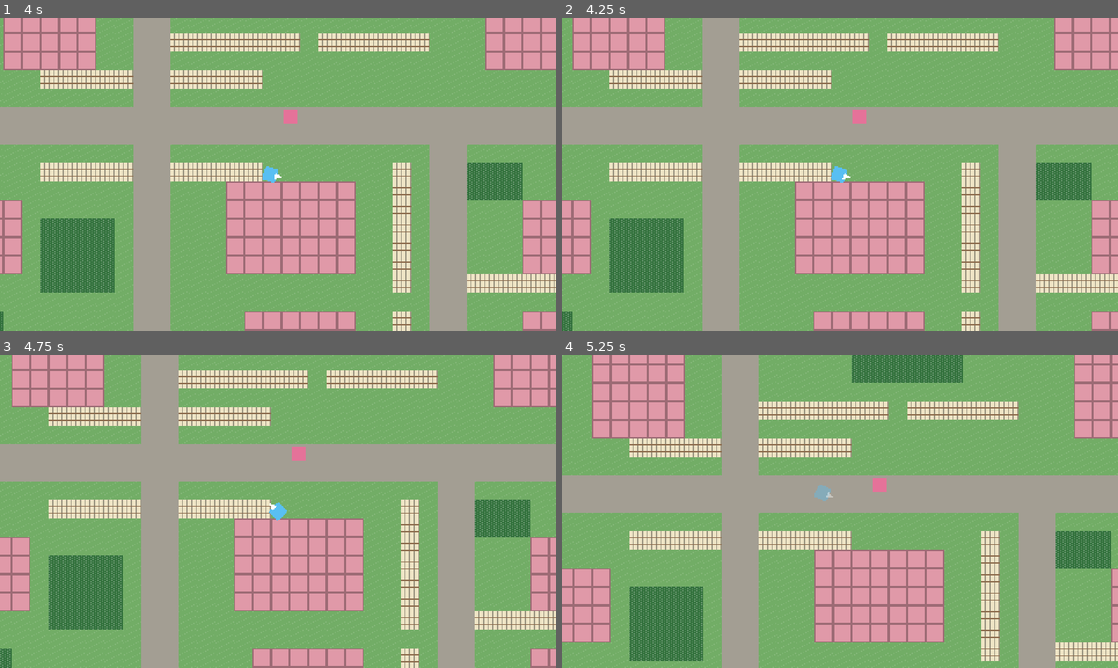
Above: before the commit, frames 1-4 (two rows, left to right).
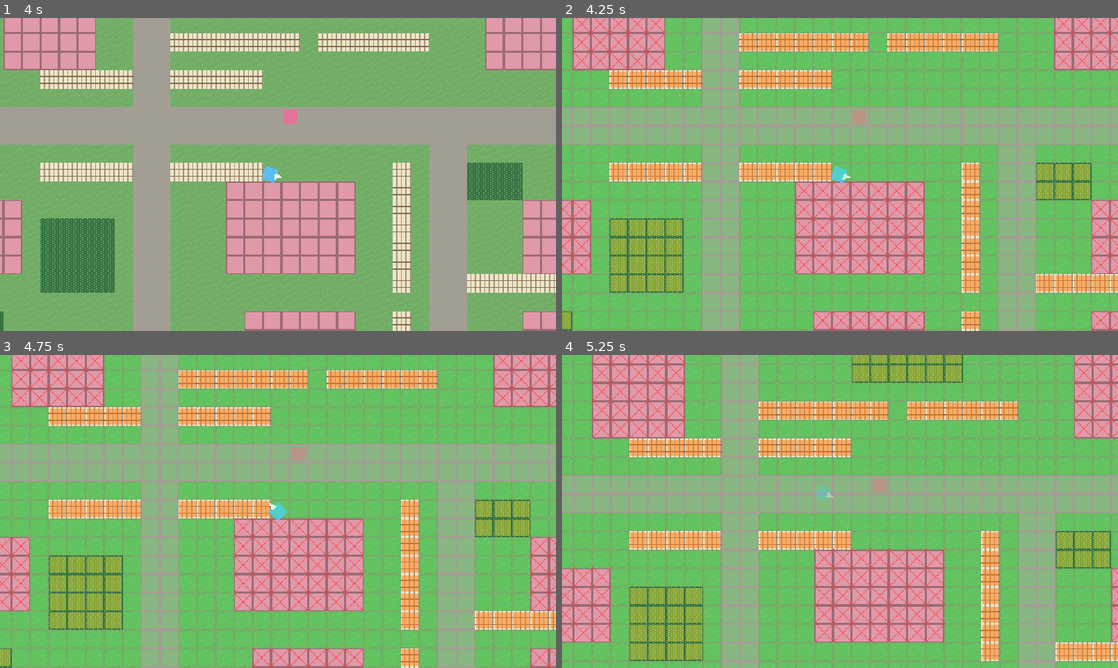
Above: after the commit, the same moments.

Repository: preritkothari16/amortia
Game: Godot game, scene res://world/main.tscn
The game is run twice, just before and just after one commit, with the same random seed, the same clock (stepped at 60 frames per second) and the same inputs.
Inputs (mouse positions are in pixels of both pictures, inside the frame that each line leads up to):
- Up to frame 1 (4 s): tap Enter at 0.5, 3.5 s; move the mouse to (400, 158) at 0.52 s; hold D (move_right) 0.53-1.25 s; tap Space (dodge) at 0.6, 2 s; click (400, 158) at 0.67 s; drag from (166, 190) to (250, 237) at 1.27 s; move the mouse to (333, 105) at 2.02 s; hold D (move_right) 2.03-2.75 s; hold Shift 2.03-2.75 s; drag from (250, 237) to (111, 127) at 2.77 s; move the mouse to (444, 221) at 3.52 s; hold A (move_left) from 3.53 s (still down); tap Ctrl at 3.6 s
- Up to frame 2 (4.25 s): keep holding A (move_left); tap F1 (debug_overlay, bound only after the commit) at 4.15 s
- Up to frame 3 (4.75 s): release A (move_left) at 4.25 s; drag from (111, 464) to (194, 433) at 4.27 s
- Up to frame 4 (5.25 s): tap Space (dodge) at 5 s; move the mouse to (867, 511) at 5.02 s; press the mouse at (867, 511) at 5.03 s; hold S (move_down) from 5.03 s (still down)

Frame 1 is identical in both runs. In frame 2, 29% of the frame differs, in the area x 0-100%, y 0-100%; in frame 3, 29%; in frame 4, 29%.

Commit message:
Add terrain-cost grid, GUT, and F1 cost overlay
- TerrainGrid: plain-data cost grid built from ZoneMap terrain rows;
  INF = impassable, 8-way neighbours without corner cutting,
  sqrt(2) diagonal step cost, runtime set_terrain, world/cell helpers
- TerrainCosts resource + data/terrain_costs.tres with GDD 4.2 values
- GUT 9.7.1 vendored in addons/gut, 13 tests for the grid
- Main builds the grid at startup; F1 toggles a debug cost overlay
- HANDOFF.md updated

Co-Authored-By: Claude Opus 5.5 <noreply@anthropic.com>

Diff:
--- /dev/null
+++ b/ai/grid/terrain_costs.gd
@@ -0,0 +1,18 @@
+class_name TerrainCosts
+extends Resource
+## Movement cost of each terrain type for enemy pathfinding (GDD section 4.2).
+## Cost = how expensive it is to step INTO a tile of that terrain. 1 = normal ground.
+## Edit data/terrain_costs.tres, not this file.
+
+## Terrain name -> cost of entering one tile of it. Must be > 0.
+@export var costs: Dictionary[String, float] = {}
+## Terrain names nobody can walk through (walls, houses, map border).
+@export var impassable: PackedStringArray = PackedStringArray()
+
+
+## Cost of entering a tile of this terrain, or INF if it cannot be entered.
+## Unknown terrain is treated as impassable so a typo can never open a hole in a wall.
+func cost_of(terrain: String) -> float:
+	if impassable.has(terrain) or not costs.has(terrain):
+		return INF
+	return costs[terrain]
--- /dev/null
+++ b/ai/grid/terrain_grid.gd
@@ -0,0 +1,105 @@
+class_name TerrainGrid
+extends RefCounted
+## The level as plain data for the AI: one movement cost per tile.
+## No Node dependencies, so A*, the flow field and tests can use it headless.
+##
+## Cells are Vector2i(x, y) with (0, 0) at the top-left. Costs are stored in one flat
+## array, index = y * width + x, which is faster than an array of arrays.
+
+## Moving diagonally covers sqrt(2) times the distance of a straight step.
+const DIAGONAL_FACTOR: float = 1.41421356
+
+## The 4 straight neighbour offsets, then the 4 diagonals.
+const STRAIGHT_DIRS: Array[Vector2i] = [Vector2i(1, 0), Vector2i(-1, 0), Vector2i(0, 1), Vector2i(0, -1)]
+const DIAGONAL_DIRS: Array[Vector2i] = [Vector2i(1, 1), Vector2i(1, -1), Vector2i(-1, 1), Vector2i(-1, -1)]
+
+var width: int = 0
+var height: int = 0
+## Tile size in pixels, used only for world <-> cell conversion.
+var tile_size: int = 16
+
+var _costs: TerrainCosts
+var _terrain: PackedStringArray = PackedStringArray()
+var _cost: PackedFloat32Array = PackedFloat32Array()
+
+
+## Builds a grid from terrain names row by row (rows[y][x]), e.g. ZoneMap.get_terrain_rows().
+static func from_rows(rows: Array[PackedStringArray], costs: TerrainCosts, tile_px: int = 16) -> TerrainGrid:
+	var grid: TerrainGrid = TerrainGrid.new()
+	grid._costs = costs
+	grid.tile_size = tile_px
+	grid.height = rows.size()
+	grid.width = rows[0].size() if grid.height > 0 else 0
+	grid._terrain.resize(grid.width * grid.height)
+	grid._cost.resize(grid.width * grid.height)
+	for y: int in grid.height:
+		assert(rows[y].size() == grid.width, "TerrainGrid: row %d has the wrong length" % y)
+		for x: int in grid.width:
+			grid.set_terrain(Vector2i(x, y), rows[y][x])
+	return grid
+
+
+func in_bounds(cell: Vector2i) -> bool:
+	return cell.x >= 0 and cell.y >= 0 and cell.x < width and cell.y < height
+
+
+## Cost of stepping into this cell. INF = cannot enter (wall, house, outside the map).
+func get_cost(cell: Vector2i) -> float:
+	if not in_bounds(cell):
+		return INF
+	return _cost[_index(cell)]
+
+
+func is_walkable(cell: Vector2i) -> bool:
+	return get_cost(cell) < INF
+
+
+func get_terrain(cell: Vector2i) -> String:
+	if not in_bounds(cell):
+		return ""
+	return _terrain[_index(cell)]
+
+
+## Changes one cell at runtime (later: fire, broken fences, barricades) and updates its cost.
+func set_terrain(cell: Vector2i, terrain: String) -> void:
+	var i: int = _index(cell)
+	_terrain[i] = terrain
+	_cost[i] = _costs.cost_of(terrain)
+
+
+## Walkable cells next to `cell`. With diagonals on, a diagonal step is only allowed when
+## both straight cells beside it are walkable, so units never cut through a wall corner.
+func get_neighbors(cell: Vector2i, allow_diagonal: bool = true) -> Array[Vector2i]:
+	var result: Array[Vector2i] = []
+	for dir: Vector2i in STRAIGHT_DIRS:
+		if is_walkable(cell + dir):
+			result.append(cell + dir)
+	if allow_diagonal:
+		for dir: Vector2i in DIAGONAL_DIRS:
+			var side_a: Vector2i = cell + Vector2i(dir.x, 0)
+			var side_b: Vector2i = cell + Vector2i(0, dir.y)
+			if is_walkable(cell + dir) and is_walkable(side_a) and is_walkable(side_b):
+				result.append(cell + dir)
+	return result
+
+
+## Edge cost for search algorithms: cost of entering `to`, times sqrt(2) for a diagonal step.
+## Assumes `to` is a neighbour of `from` (from get_neighbors).
+func get_step_cost(from: Vector2i, to: Vector2i) -> float:
+	var cost: float = get_cost(to)
+	if from.x != to.x and from.y != to.y:
+		cost *= DIAGONAL_FACTOR
+	return cost
+
+
+func world_to_cell(world_pos: Vector2) -> Vector2i:
+	return Vector2i(floori(world_pos.x / tile_size), floori(world_pos.y / tile_size))
+
+
+## Centre of the cell in world pixels.
+func cell_to_world(cell: Vector2i) -> Vector2:
+	return (Vector2(cell) + Vector2(0.5, 0.5)) * tile_size
+
+
+func _index(cell: Vector2i) -> int:
+	return cell.y * width + cell.x
--- /dev/null
+++ b/data/terrain_costs.tres
@@ -0,0 +1,13 @@
+[gd_resource type="Resource" script_class="TerrainCosts" format=3]
+
+[ext_resource type="Script" path="res://ai/grid/terrain_costs.gd" id="1_costs"]
+
+[resource]
+script = ExtResource("1_costs")
+costs = Dictionary[String, float]({
+"fence": 6.0,
+"grass": 1.0,
+"road": 1.0,
+"tall_grass": 2.0
+})
+impassable = PackedStringArray("wall", "house")
--- a/project.godot
+++ b/project.godot
@@ -1,6 +1,10 @@
 ; Engine configuration file.
 ; It's best edited using the editor UI and not directly,
 ; since the parameters that go here are not all obvious.
+;
+; Format:
+;   [section] ; section goes between []
+;   param=value ; assign values to parameters
 
 config_version=5
 
@@ -22,22 +26,6 @@
 window/size/window_height_override=1080
 window/stretch/mode="viewport"
 window/stretch/scale_mode="integer"
-
-[layer_names]
-
-2d_physics/layer_1="world"
-2d_physics/layer_2="player"
-2d_physics/layer_3="enemies"
-2d_physics/layer_4="player_bullets"
-2d_physics/layer_5="enemy_attacks"
-2d_physics/layer_6="barricades"
-
-[rendering]
-
-renderer/rendering_method="gl_compatibility"
-renderer/rendering_method.mobile="gl_compatibility"
-textures/canvas_textures/default_texture_filter=0
-environment/defaults/default_clear_color=Color(0.12, 0.12, 0.14, 1)
 
 [input]
 
@@ -71,3 +59,28 @@
 "events": [Object(InputEventKey,"resource_local_to_scene":false,"resource_name":"","device":-1,"window_id":0,"alt_press …(191 unchanged characters)…
 ]
 }
+debug_overlay={
+"deadzone": 0.2,
+"events": [Object(InputEventKey,"resource_local_to_scene":false,"resource_name":"","device":-1,"window_id":0,"alt_pressed":false,"shift_pressed":false,"ctrl_pressed":false,"meta_pressed":false,"pressed":false,"keycode":0,"physical_keycode":4194332,"key_label":0,"unicode":0,"location":0,"echo":false,"script":null)
+]
+}
+
+[layer_names]
+
+2d_physics/layer_1="world"
+2d_physics/layer_2="player"
+2d_physics/layer_3="enemies"
+2d_physics/layer_4="player_bullets"
+2d_physics/layer_5="enemy_attacks"
+2d_physics/layer_6="barricades"
+
+[rendering]
+
+textures/canvas_textures/default_texture_filter=0
+renderer/rendering_method="gl_compatibility"
+renderer/rendering_method.mobile="gl_compatibility"
+environment/defaults/default_clear_color=Color(0.12, 0.12, 0.14, 1)
+
+[editor_plugins]
+
+enabled=PackedStringArray("res://addons/gut/plugin.cfg")
--- /dev/null
+++ b/tests/test_terrain_grid.gd
@@ -0,0 +1,119 @@
+extends GutTest
+## Tests for TerrainGrid and TerrainCosts. Uses small hand-made maps, no scenes.
+
+var _costs: TerrainCosts
+
+
+func before_each() -> void:
+	_costs = TerrainCosts.new()
+	_costs.costs = {"road": 1.0, "grass": 1.0, "tall_grass": 2.0, "fence": 6.0}
+	_costs.impassable = PackedStringArray(["wall", "house"])
+
+
+## Builds a grid from short codes: . road, , grass, * tall_grass, F fence, # wall.
+func _grid(lines: Array[String]) -> TerrainGrid:
+	var names: Dictionary = {".": "road", ",": "grass", "*": "tall_grass", "F": "fence", "#": "wall"}
+	var rows: Array[PackedStringArray] = []
+	for line: String in lines:
+		var row: PackedStringArray = PackedStringArray()
+		for c: String in line:
+			row.append(names[c])
+		rows.append(row)
+	return TerrainGrid.from_rows(rows, _costs)
+
+
+func test_size_matches_rows() -> void:
+	var g: TerrainGrid = _grid(["....", "...."])
+	assert_eq(g.width, 4)
+	assert_eq(g.height, 2)
+
+
+func test_costs_per_terrain() -> void:
+	var g: TerrainGrid = _grid([".,*F#"])
+	assert_eq(g.get_cost(Vector2i(0, 0)), 1.0, "road")
+	assert_eq(g.get_cost(Vector2i(1, 0)), 1.0, "grass")
+	assert_eq(g.get_cost(Vector2i(2, 0)), 2.0, "tall grass")
+	assert_eq(g.get_cost(Vector2i(3, 0)), 6.0, "fence")
+	assert_eq(g.get_cost(Vector2i(4, 0)), INF, "wall")
+
+
+func test_out_of_bounds_is_impassable() -> void:
+	var g: TerrainGrid = _grid(["..", ".."])
+	for cell: Vector2i in [Vector2i(-1, 0), Vector2i(0, -1), Vector2i(2, 0), Vector2i(0, 2)]:
+		assert_false(g.in_bounds(cell))
+		assert_eq(g.get_cost(cell), INF)
+		assert_false(g.is_walkable(cell))
+		assert_eq(g.get_terrain(cell), "")
+
+
+func test_unknown_terrain_is_impassable() -> void:
+	assert_eq(_costs.cost_of("lava_typo"), INF)
+
+
+func test_neighbors_straight_only() -> void:
+	var g: TerrainGrid = _grid(["...", "...", "..."])
+	var n: Array[Vector2i] = g.get_neighbors(Vector2i(1, 1), false)
+	assert_eq(n.size(), 4)
+	assert_does_not_have(n, Vector2i(0, 0))
+
+
+func test_neighbors_with_diagonals_in_open_field() -> void:
+	var g: TerrainGrid = _grid(["...", "...", "..."])
+	assert_eq(g.get_neighbors(Vector2i(1, 1)).size(), 8)
+	assert_eq(g.get_neighbors(Vector2i(0, 0)).size(), 3, "corner of the map")
+
+
+func test_neighbors_skip_walls() -> void:
+	var g: TerrainGrid = _grid([".#.", "...", "..."])
+	assert_does_not_have(g.get_neighbors(Vector2i(1, 1)), Vector2i(1, 0))
+
+
+func test_no_diagonal_corner_cutting() -> void:
+	# A wall in the middle: diagonals that would squeeze past its corner are not allowed.
+	var g: TerrainGrid = _grid(["...", ".#.", "..."])
+	var n: Array[Vector2i] = g.get_neighbors(Vector2i(0, 0))
+	assert_has(n, Vector2i(1, 0))
+	assert_has(n, Vector2i(0, 1))
+	assert_does_not_have(n, Vector2i(1, 1), "wall itself")
+	# (2,1) -> (1,0) would squeeze past the wall corner at (1,1).
+	assert_does_not_have(g.get_neighbors(Vector2i(2, 1)), Vector2i(1, 0))
+
+
+func test_fences_are_walkable_but_expensive() -> void:
+	var g: TerrainGrid = _grid([".F."])
+	assert_true(g.is_walkable(Vector2i(1, 0)))
+	assert_has(g.get_neighbors(Vector2i(0, 0)), Vector2i(1, 0))
+
+
+func test_step_cost_straight_and_diagonal() -> void:
+	var g: TerrainGrid = _grid(["..", ".*"])
+	assert_eq(g.get_step_cost(Vector2i(0, 0), Vector2i(1, 0)), 1.0)
+	assert_almost_eq(g.get_step_cost(Vector2i(0, 0), Vector2i(1, 1)), 2.0 * 1.41421356, 0.0001)
+
+
+func test_set_terrain_updates_cost() -> void:
+	var g: TerrainGrid = _grid(["..."])
+	g.set_terrain(Vector2i(1, 0), "wall")
+	assert_false(g.is_walkable(Vector2i(1, 0)))
+	assert_eq(g.get_terrain(Vector2i(1, 0)), "wall")
+	g.set_terrain(Vector2i(1, 0), "road")
+	assert_eq(g.get_cost(Vector2i(1, 0)), 1.0)
+
+
+func test_world_cell_round_trip() -> void:
+	var g: TerrainGrid = _grid(["...."])
+	assert_eq(g.world_to_cell(Vector2(0, 0)), Vector2i(0, 0))
+	assert_eq(g.world_to_cell(Vector2(15.9, 15.9)), Vector2i(0, 0))
+	assert_eq(g.world_to_cell(Vector2(16, 0)), Vector2i(1, 0))
+	assert_eq(g.world_to_cell(Vector2(-1, -1)), Vector2i(-1, -1), "floors, not truncates")
+	assert_eq(g.cell_to_world(Vector2i(2, 1)), Vector2(40, 24))
+
+
+func test_data_file_matches_design_doc() -> void:
+	var data: TerrainCosts = load("res://data/terrain_costs.tres")
+	assert_eq(data.cost_of("road"), 1.0)
+	assert_eq(data.cost_of("grass"), 1.0)
+	assert_eq(data.cost_of("tall_grass"), 2.0)
+	assert_eq(data.cost_of("fence"), 6.0)
+	assert_eq(data.cost_of("wall"), INF)
+	assert_eq(data.cost_of("house"), INF)
--- /dev/null
+++ b/ui/debug/terrain_cost_overlay.gd
@@ -0,0 +1,43 @@
+class_name TerrainCostOverlay
+extends Node2D
+## Debug view of a TerrainGrid: tints every cell by its movement cost. Toggle with F1.
+## Green = cost 1, yellow = cost 2, orange = 3+, red cross = impassable.
+
+var grid: TerrainGrid:
+	set(value):
+		grid = value
+		queue_redraw()
+
+
+func _ready() -> void:
+	visible = false
+	z_index = 10
+
+
+func _unhandled_input(event: InputEvent) -> void:
+	if event.is_action_pressed("debug_overlay"):
+		visible = not visible
+
+
+func _draw() -> void:
+	if grid == null:
+		return
+	var size: Vector2 = Vector2(grid.tile_size, grid.tile_size)
+	for y: int in grid.height:
+		for x: int in grid.width:
+			var cell: Vector2i = Vector2i(x, y)
+			var top_left: Vector2 = Vector2(cell * grid.tile_size)
+			var cost: float = grid.get_cost(cell)
+			if cost == INF:
+				draw_line(top_left, top_left + size, Color(1, 0.2, 0.2, 0.6))
+				draw_line(top_left + Vector2(size.x, 0), top_left + Vector2(0, size.y), Color(1, 0.2, 0.2, 0.6))
+			else:
+				draw_rect(Rect2(top_left + Vector2.ONE, size - Vector2(2, 2)), _cost_color(cost))
+
+
+func _cost_color(cost: float) -> Color:
+	if cost <= 1.0:
+		return Color(0.2, 1, 0.3, 0.25)
+	if cost <= 2.0:
+		return Color(1, 0.95, 0.2, 0.4)
+	return Color(1, 0.5, 0.1, 0.55)
--- a/world/main.gd
+++ b/world/main.gd
@@ -1,11 +1,22 @@
 extends Node2D
-## Prototype level root: puts the player on the map's spawn and keeps the camera inside the map.
+## Prototype level root: puts the player on the map's spawn, keeps the camera inside the map,
+## and builds the terrain-cost grid the enemy AI will path over.
+
+@export var terrain_costs: TerrainCosts
+
+## Plain-data copy of the map for the AI. Rebuild or set_terrain() when terrain changes.
+var terrain_grid: TerrainGrid
 
 @onready var _map: ZoneMap = $MapleHollow
 @onready var _player: Player = $Player
+@onready var _cost_overlay: TerrainCostOverlay = $TerrainCostOverlay
 
 
 func _ready() -> void:
+	var tile_px: int = _map.terrain_layer.tile_set.tile_size.x
+	terrain_grid = TerrainGrid.from_rows(_map.get_terrain_rows(), terrain_costs, tile_px)
+	_cost_overlay.grid = terrain_grid
+
 	_player.global_position = _map.get_player_spawn()
 	var bounds: Rect2 = _map.get_world_rect()
 	var camera: Camera2D = _player.get_node("Camera2D")
--- a/world/main.tscn
+++ b/world/main.tscn
@@ -1,14 +1,17 @@
-[gd_scene load_steps=5 format=3]
+[gd_scene load_steps=7 format=3]
 
 [ext_resource type="Script" path="res://world/main.gd" id="1_main"]
 [ext_resource type="PackedScene" path="res://world/zones/maple_hollow/maple_hollow.tscn" id="2_map"]
 [ext_resource type="PackedScene" path="res://entities/player/player.tscn" id="3_player"]
+[ext_resource type="Resource" path="res://data/terrain_costs.tres" id="4_costs"]
+[ext_resource type="Script" path="res://ui/debug/terrain_cost_overlay.gd" id="5_overlay"]
 
 [sub_resource type="CircleShape2D" id="Circle_enemy"]
 radius = 6.0
 
 [node name="Main" type="Node2D"]
 script = ExtResource("1_main")
+terrain_costs = ExtResource("4_costs")
 
 [node name="MapleHollow" parent="." instance=ExtResource("2_map")]
 
@@ -25,3 +28,6 @@
 polygon = PackedVector2Array(-6, -6, 6, -6, 6, 6, -6, 6)
 
 [node name="Player" parent="." instance=ExtResource("3_player")]
+
+[node name="TerrainCostOverlay" type="Node2D" parent="."]
+script = ExtResource("5_overlay")
Not shown, added: .gutconfig.json
Not shown, added: addons/gut/GutScene.gd
Not shown, added: addons/gut/GutScene.gd.uid
Not shown, added: addons/gut/GutScene.tscn
Not shown, added: addons/gut/UserFileViewer.gd
Not shown, added: addons/gut/UserFileViewer.gd.uid
Not shown, added: addons/gut/UserFileViewer.tscn
Not shown, added: addons/gut/autofree.gd
Not shown, added: addons/gut/autofree.gd.uid
Not shown, added: addons/gut/awaiter.gd
Not shown, added: addons/gut/awaiter.gd.uid
Not shown, added: addons/gut/cli/change_project_warnings.gd
(and 255 more such lines)
